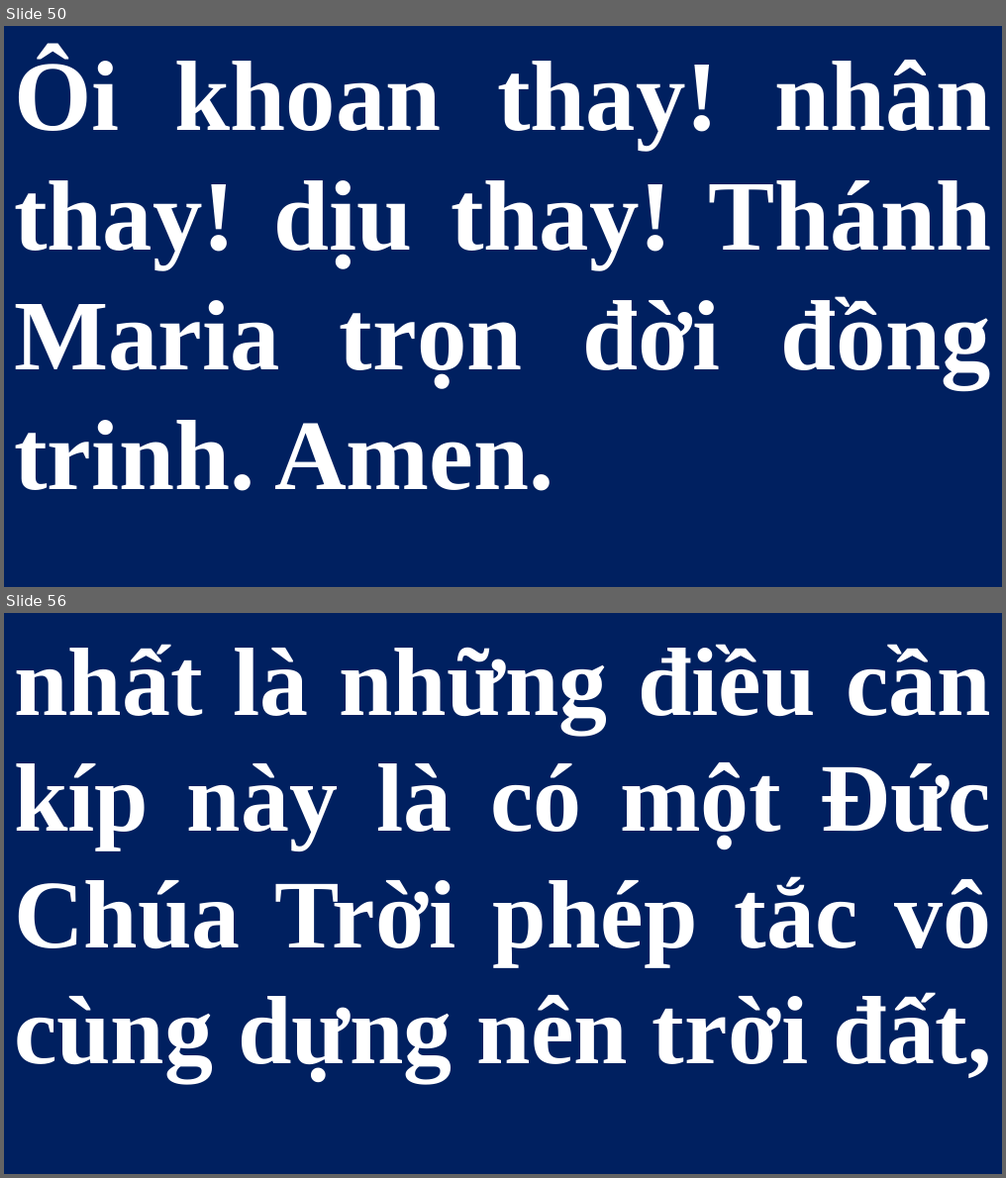
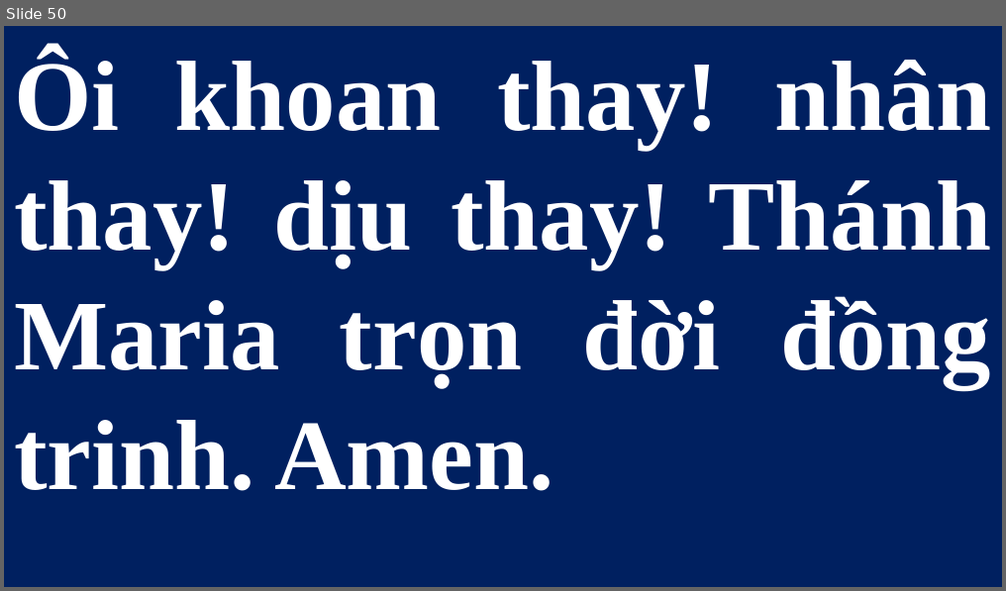
Before and after one commit to lythanhngodev64/SlideLe, a slide deck: Slide/Thứ Bảy - CN-26-TN 2026.pptx. Shown one above the other, each under a label of ours: slides 50 and 56 before the commit, slide 50 after it; the slides between them are not shown. The pictures are 1006x1178 and 1006x591 pixels, drawn with LibreOffice and Linux fonts; fonts in the diff are those of the drawing. Boxes give left, top, right and bottom in pixels: in the first picture for what was removed or moved away, otherwise in the second. Text is boxed around its words. In the diff, an @@ line names an element or a change of style, - is before the commit and + after.

Commit message:
Update CN-26-TN 2026 slide presentation

```diff
--- a/Slide/Thứ Bảy - CN-26-TN 2026.pptx
+++ b/Slide/Thứ Bảy - CN-26-TN 2026.pptx
@@ slide 56 removed at <box>4,613,1002,1174</box>, background #FFFFFF @@
@@ subtitle removed at <box>4,613,1002,1173</box> @@
-nhất là những điều cần kíp này là có một Đức Chúa Trời phép tắc vô cùng dựng nên trời đất,
```
Also in this commit, not shown: 27 other slides removed.
